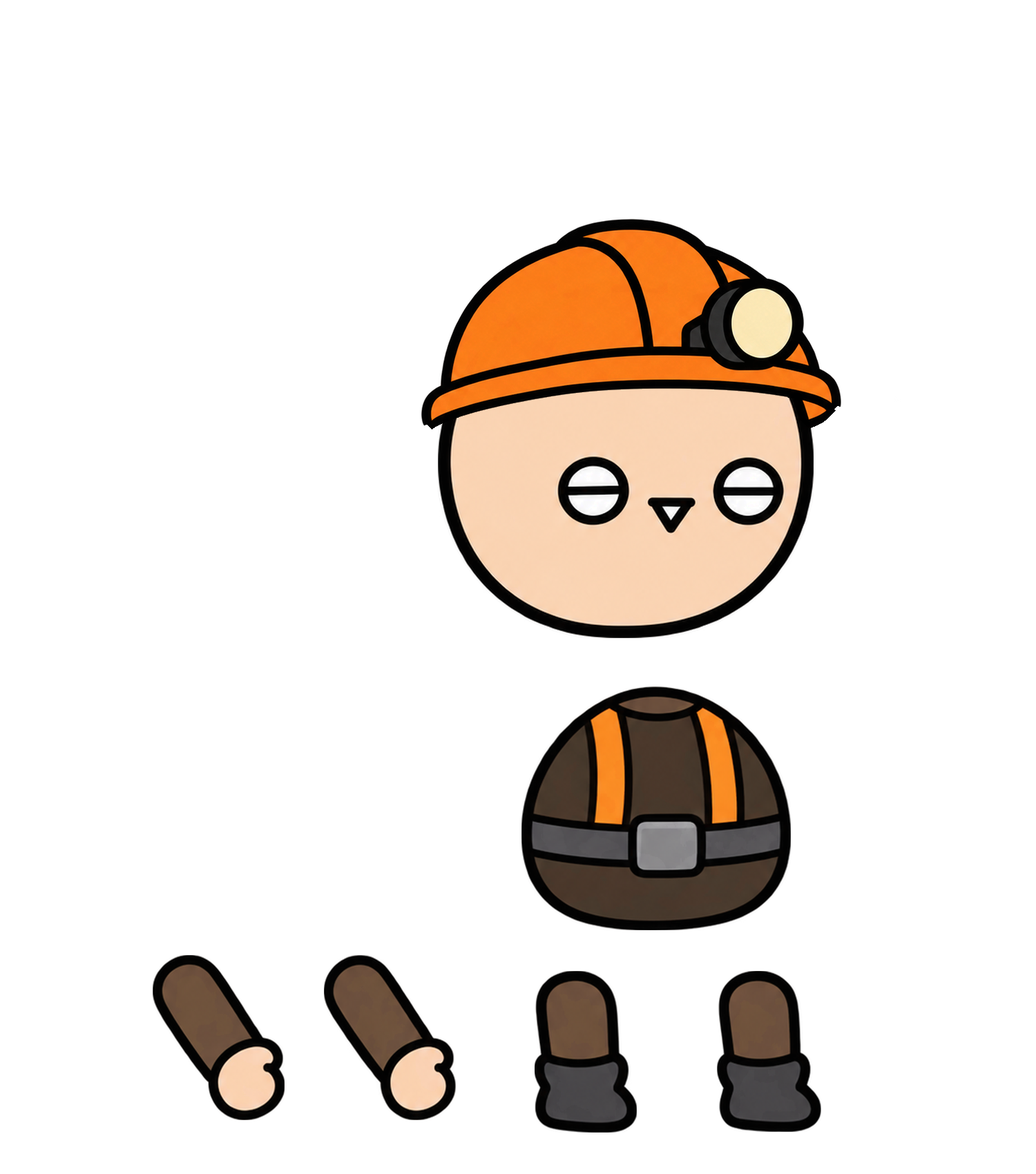
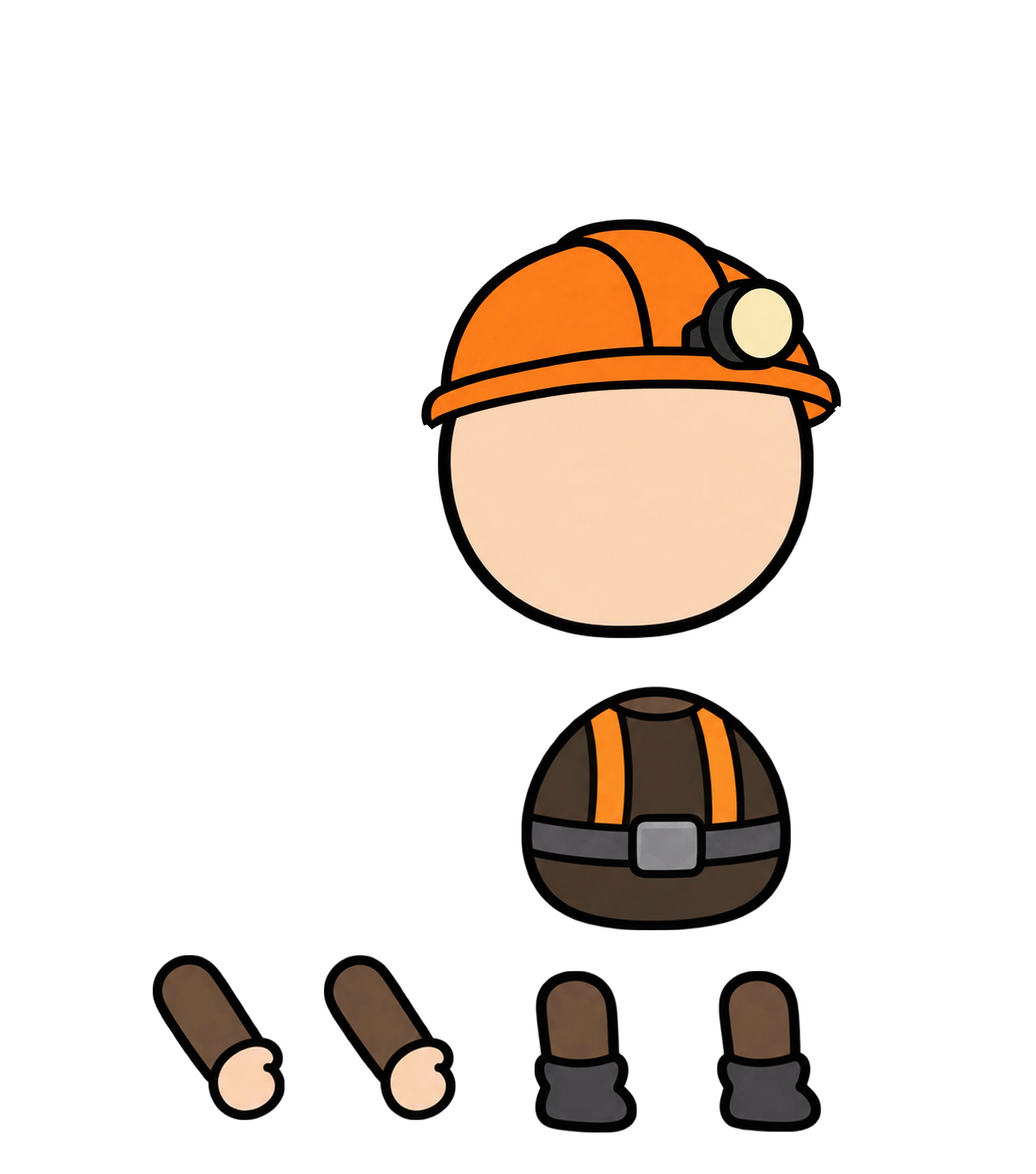
Before/after of a 1036×1174 layered artwork. What changed in the layer stack:
painted on "머리" over [549, 442, 801, 553]
